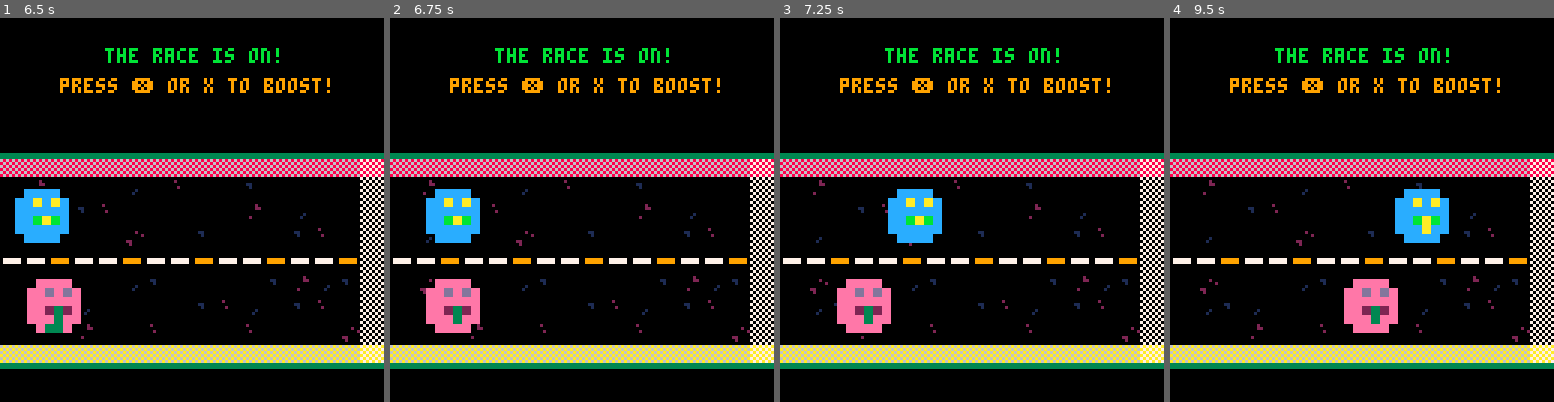
Above: before the commit, frames 1-4 (left to right).
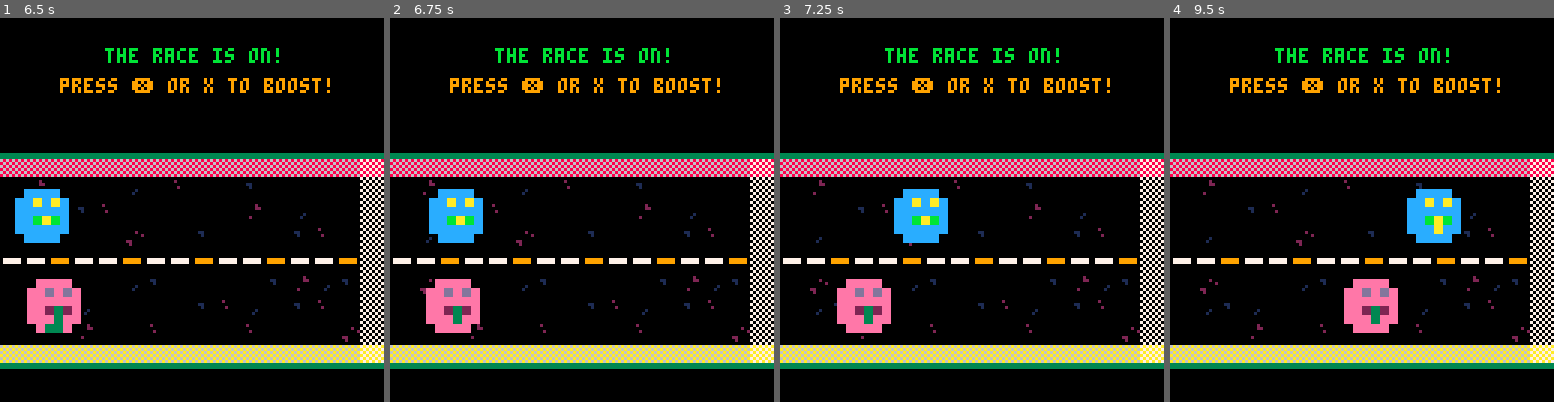
Above: after the commit, the same moments.

Repository: geopet/formula-blob
Game: PICO-8 cartridge blob_race.p8
The game is run twice, just before and just after one commit, with the same random seed, the same clock (stepped at 60 frames per second) and the same inputs.
Inputs:
- Up to frame 1 (6.5 s): tap X (X key) at 0.33, 1.07, 1.85, 2.97, 4.08, 5.2, 6.32 s; tap O (Z key) at 0.7, 1.7, 2.1, 2.5, 2.9, 3.3, 3.7, 4.1, 4.5, 4.9, 5.3, 5.7, 6.1 s; hold Right 1.6-2.1 s; hold Right 2.47-3.03 s; hold Left 3.08-3.58 s; hold Down 3.63-3.97 s; hold Right 4.02-4.68 s; hold Left 5.08-5.68 s; hold Down 5.73-6.03 s; hold Right from 6.08 s (still down)
- Up to frame 2 (6.75 s): tap O (Z key) at 6.5 s; release Right at 6.58 s; hold Right from 6.63 s (still down)
- Up to frame 3 (7.25 s): tap O (Z key) at 6.9 s; release Right at 7.13 s
- Up to frame 4 (9.5 s): tap O (Z key) every 0.4 s from 7.3 to 9.3 s; tap X (X key) at 7.43, 8.55 s; hold Right 7.5-8.07 s; hold Left 8.12-8.62 s; hold Down 8.67-9 s; hold Right from 9.05 s (still down)

Frame 1 is identical in both runs. In frame 2, 0.4% of the frame differs, in the area x 9-25%, y 44-59%; in frame 3, 0.7%; in frame 4, 1.4%, in the area x 58-76%, y 44-59%.

Commit message:
feature(boost-balance): add boost balance
This commit includes code to give a slight boost strength edge to the
racer that is slower. This should make them more competitive in races,
but not overwhelmingly so.

This may need more tweaking, or it may need a completely different
approach to support making the races slightly more interesting or
balanced. We'll see.

Diff:
--- a/blob_race.p8
+++ b/blob_race.p8
@@ -83,7 +83,9 @@
 
     boost_meter = {
         fastest_blob = nil,
-        bonus = nil
+        bonus = nil,
+        strength_base = 1.5,
+        strength_balance = nil
     }
 
     -- player boost table
@@ -92,7 +94,8 @@
         active = false,
         overheating = false,
         overheating_timer = nil,
-        amount = nil
+        amount = nil,
+        amount_modified = nil
     }
 
     -- opponent boost table
@@ -102,6 +105,7 @@
         overheating = false,
         overheating_timer = nil,
         amount = nil,
+        amount_modified = nil,
         timer = nil,
         cooldown = nil,
         did_breakdown = false
@@ -140,6 +144,7 @@
 
         set_fastest_blob(blob1_speed, blob2_speed)
         calculate_boost_bonus(blob1_speed, blob2_speed)
+        calculate_boost_strength(blob1_speed, blob2_speed)
         set_win_probability()
         set_racer_moneyline()
 
@@ -480,20 +485,29 @@
     end
 end
 
+function calculate_speed_gap_percent(blob1_speed, blob2_speed)
+    local average = (blob1_speed + blob2_speed) / 2
+    local gap = abs(blob1_speed - blob2_speed)
+    local percent_speed_gap_difference = gap / average
+
+    return percent_speed_gap_difference
+end
+
 function calculate_boost_bonus(blob1_speed, blob2_speed)
-    local average
-    local gap
-    local percent_diff
-
-    average = (blob1_speed + blob2_speed) / 2
-    gap = abs(blob1_speed - blob2_speed)
-    percent_diff = gap / average
-
-    if (percent_diff > 0.75) then
-        boost_meter.bonus = (percent_diff * 100) + 50
+    local speed_gap_percent = calculate_speed_gap_percent(blob1_speed, blob2_speed)
+
+    if (speed_gap_percent > 0.75) then
+        boost_meter.bonus = (speed_gap_percent * 100) + 50
     else
-        boost_meter.bonus = percent_diff * 100
-    end
+        boost_meter.bonus = speed_gap_percent * 100
+    end
+end
+
+function calculate_boost_strength(blob1_speed, blob2_speed)
+    local speed_gap_percent = calculate_speed_gap_percent(blob1_speed, blob2_speed)
+    local scale = 1 + (speed_gap_percent * 0.5) -- Scale the strength based on speed gap
+
+    boost_meter.strength_balance = min((boost_meter.strength_base * scale), 1.75)
 end
 
 function boost_balance(blob1_speed, blob2_speed)
@@ -501,18 +515,30 @@
     if (selected_blob == 1) then
         if (boost_meter.fastest_blob == 1) then
             player_boost.meter = boost_base
+            player_boost.amount_modified = boost_meter.strength_base
+
             opponent_boost.meter = boost_base + boost_meter.bonus
+            opponent_boost.amount_modified = boost_meter.strength_balance
         else
             player_boost.meter = boost_base + boost_meter.bonus
+            player_boost.amount_modified = boost_meter.strength_balance
+
             opponent_boost.meter = boost_base
+            opponent_boost.amount_modified = boost_meter.strength_base
         end
     elseif (selected_blob == 2) then
         if (boost_meter.fastest_blob == 2) then
             player_boost.meter = boost_base
+            player_boost.amount_modified = boost_meter.strength_base
+
             opponent_boost.meter = boost_base + boost_meter.bonus
+            opponent_boost.amount_modified = boost_meter.strength_balance
         else
             player_boost.meter = boost_base + boost_meter.bonus
+            player_boost.amount_modified = boost_meter.strength_balance
+
             opponent_boost.meter = boost_base
+            opponent_boost.amount_modified = boost_meter.strength_base
         end
     end
 end
@@ -571,7 +597,7 @@
         if (player_boost.meter > 0) then
             player_boost.active = true
             player_boost.meter -= 5
-            player_boost.amount = 1.5
+            player_boost.amount = player_boost.amount_modified
             -- log_msg = "player boost meter: " .. player_boost.meter
             sfx(3)
         else
@@ -590,7 +616,7 @@
     if (opponent_boost.active and not opponent_boost.overheating) then
         if (opponent_boost.meter > 0) then
             opponent_boost.meter -= 5
-            opponent_boost.amount = 1.5
+            opponent_boost.amount = opponent_boost.amount_modified
             sfx(5)
             --log_msg = "opponent boost timer: " .. opponent_boost.timer
         else
